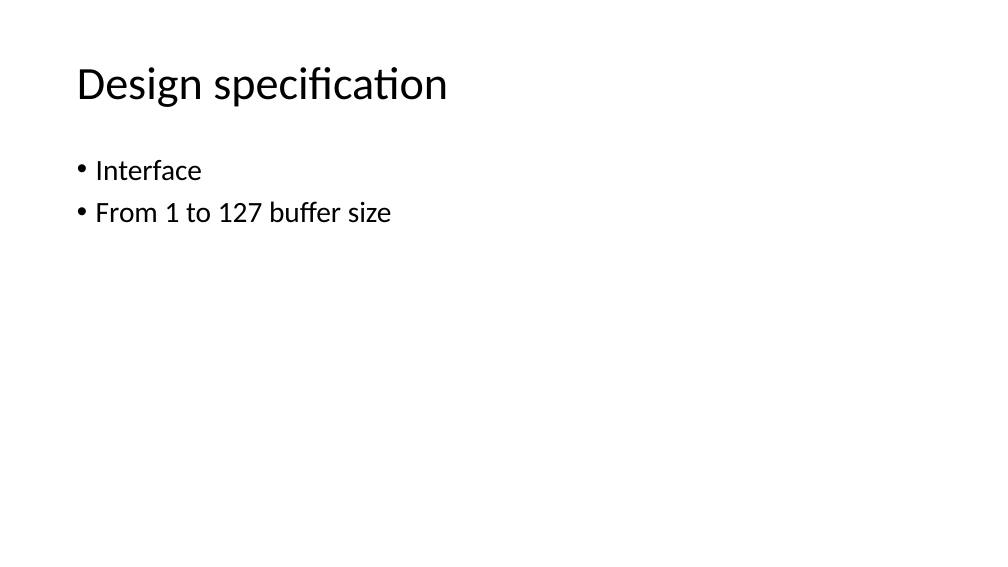
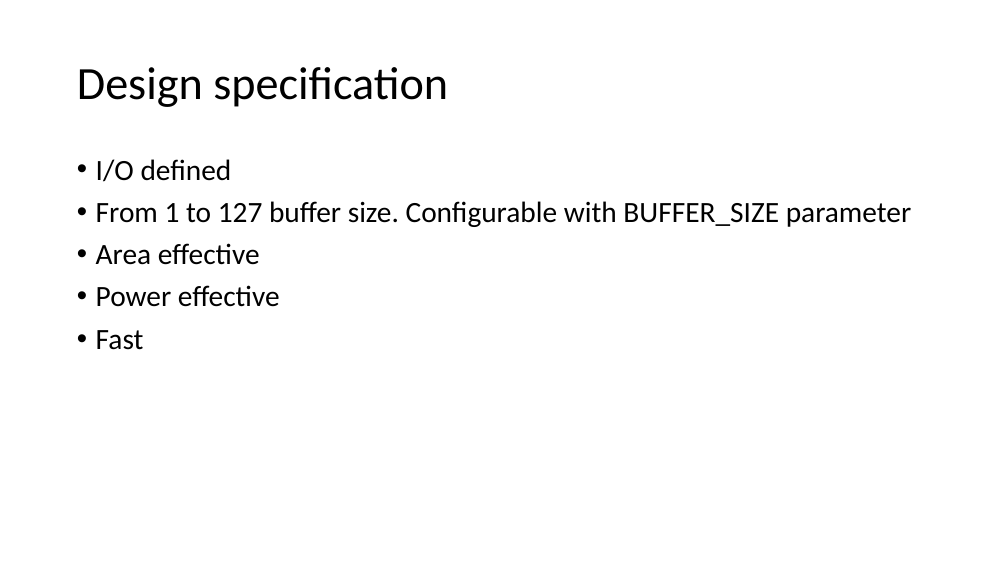
Before and after one commit to lepaulse/fifo, a slide deck: slide 2 of Asynchronous FIFO.pptx. Drawn at 1008x567 pixels with LibreOffice and Linux fonts; fonts in the diff are those of the drawing. Boxes give left, top, right and bottom in pixels: in the first picture for what was removed or moved away, otherwise in the second. Text is boxed around its words. In the diff, an @@ line names an element or a change of style, - is before the commit and + after.

```diff
--- a/Asynchronous FIFO.pptx
+++ b/Asynchronous FIFO.pptx
@@ text at bbox=[96, 159, 911, 350]: text changed @@
-• Interface
-• From 1 to 127 buffer size
+• I/O defined
+• From 1 to 127 buffer size. Configurable with BUFFER_SIZE parameter
+• Area effective
+• Power effective
+• Fast
```
Also in this commit, not shown: 5 other slides changed, 7 slides added, 1 slide removed, 3 other files.
